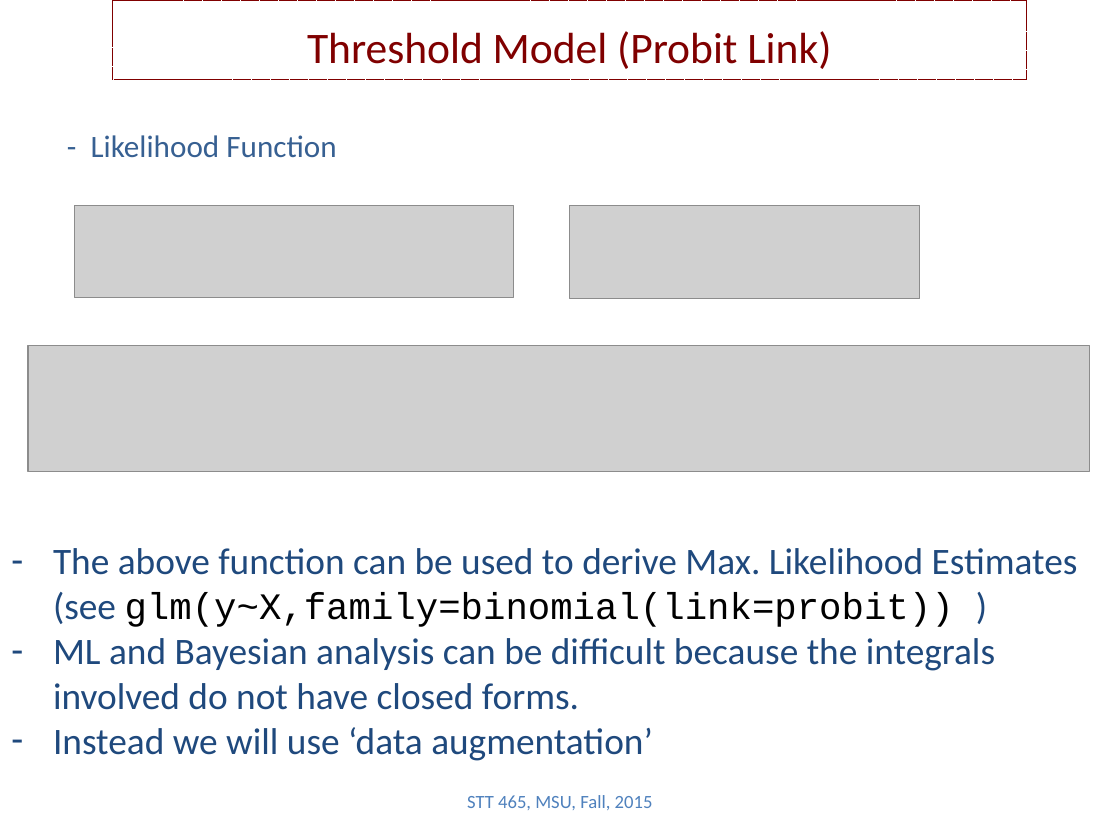
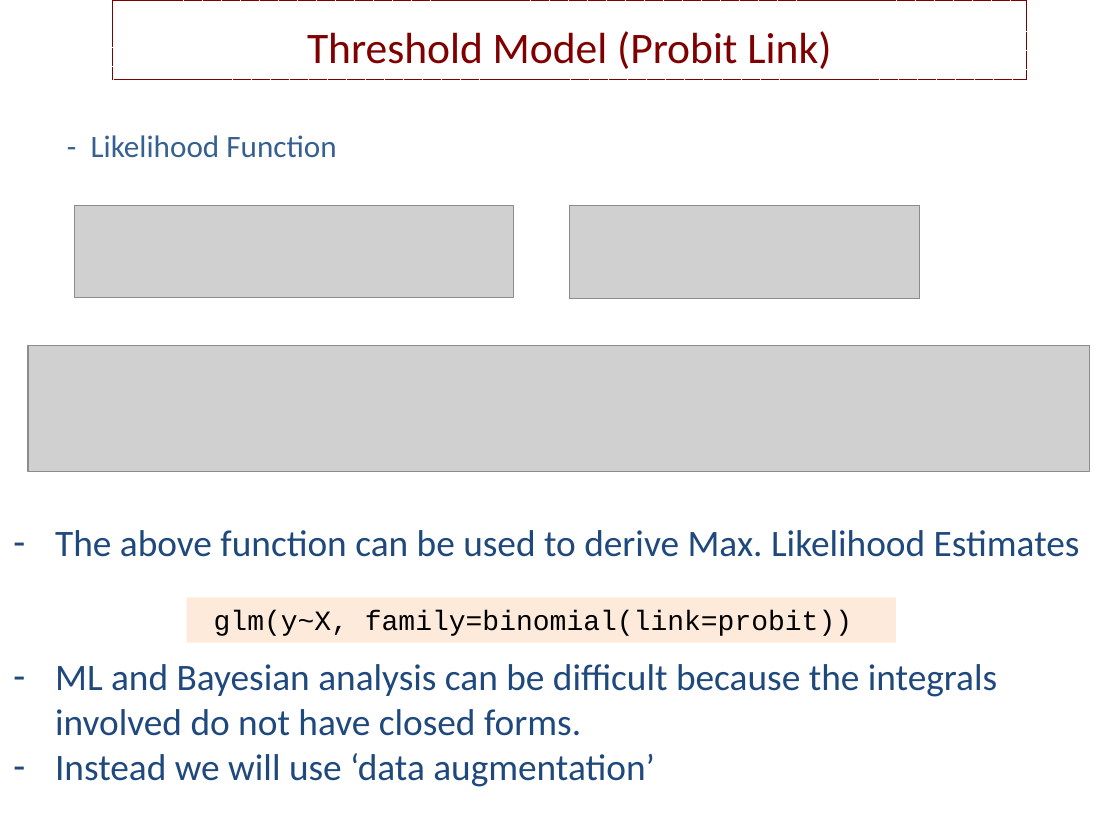
Before and after one commit to Boukos/STT465, a slide deck: slide 17 of STT465_14.pptx. Drawn at 1120x840 pixels with LibreOffice and Linux fonts; fonts in the diff are those of the drawing; grey boxes stand for pictures. Boxes give left, top, right and bottom in pixels: in the first picture for what was removed or moved away, otherwise in the second. Text is boxed around its words. In the diff, an @@ line names an element or a change of style, - is before the commit and + after.

```diff
--- a/STT465_14.pptx
+++ b/STT465_14.pptx
@@ text "The above function can be ...": place and size @@
-text "The above function can be ..." at [53,548,1078,761]
+text "The above function can be ..." at [55,530,1080,787]
@@ text at [55,530,1080,557]: text changed @@
-– The above function can be used to derive Max. Likelihood Estimates (see glm(y~X,family=binomial(link=probit)) )
+– The above function can be used to derive Max. Likelihood Estimates
@@ rectangle added at [187,597,896,642], fill #FDEADA, 18 pt, text #000000 @@
+glm(y~X, family=binomial(link=probit))
@@ text removed at [467,795,653,810] @@
-STT 465, MSU, Fall, 2015
```
Also in this commit, not shown: 3 other slides changed, 1 slide added, 1 other file.
